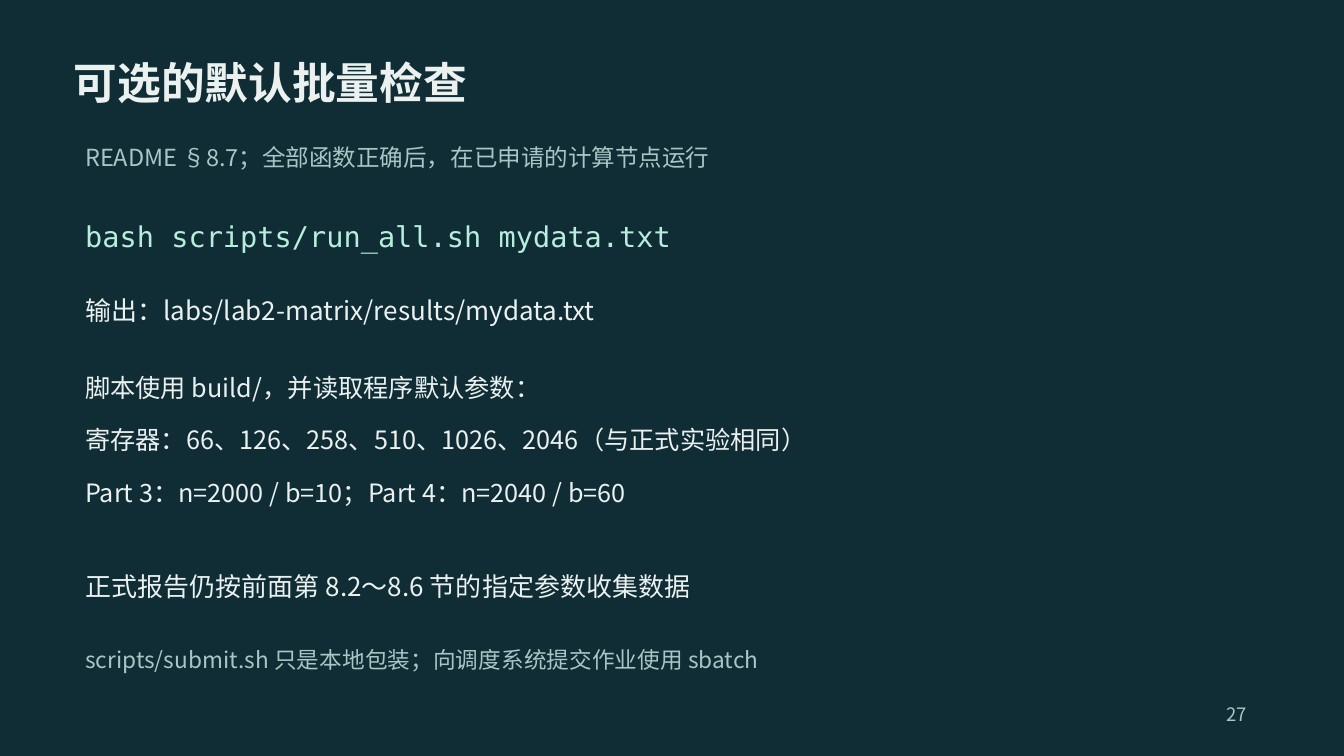
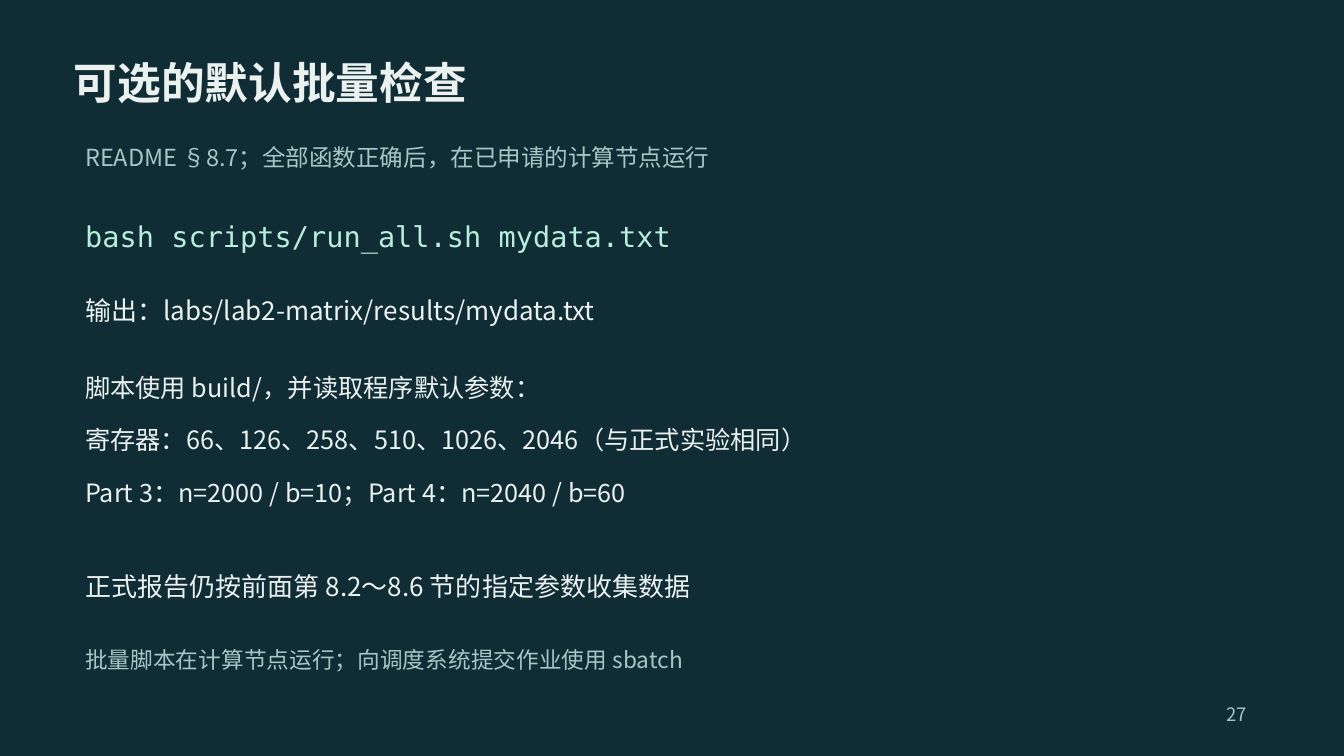
Before and after one commit to 2026-fall-calabs/calabs-2026-fall-starter, a slide deck: slide 27 of docs/交我算平台Lab运行指南-学生版.pptx. Drawn at 1344x756 pixels with LibreOffice and Linux fonts; fonts in the diff are those of the drawing. Boxes give left, top, right and bottom in pixels: in the first picture for what was removed or moved away, otherwise in the second. Text is boxed around its words. In the diff, an @@ line names an element or a change of style, - is before the commit and + after.

Commit message:
chore: remove obsolete course materials and compatibility script

```diff
--- a/docs/交我算平台Lab运行指南-学生版.pptx
+++ b/docs/交我算平台Lab运行指南-学生版.pptx
@@ text at <box>85,649,683,672</box>: text changed @@
-scripts/submit.sh 只是本地包装；向调度系统提交作业使用 sbatch
+批量脚本在计算节点运行；向调度系统提交作业使用 sbatch
```
Also in this commit, not shown: 1 other slide changed, 5 other files.
